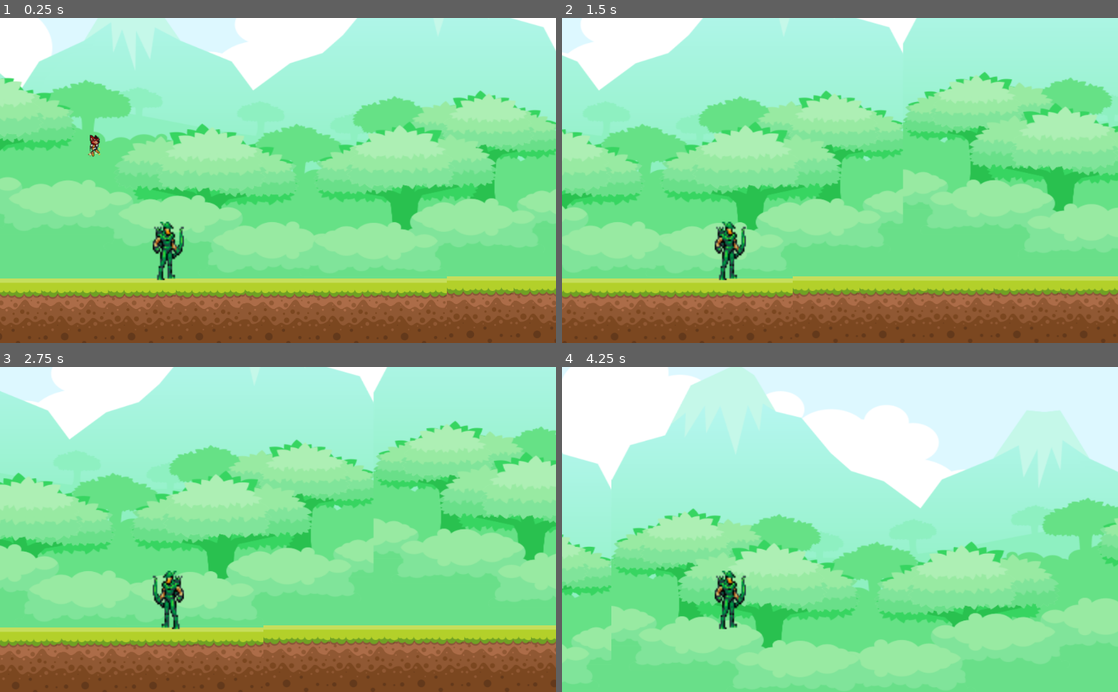
Above: before the commit, frames 1-4 (two rows, left to right).
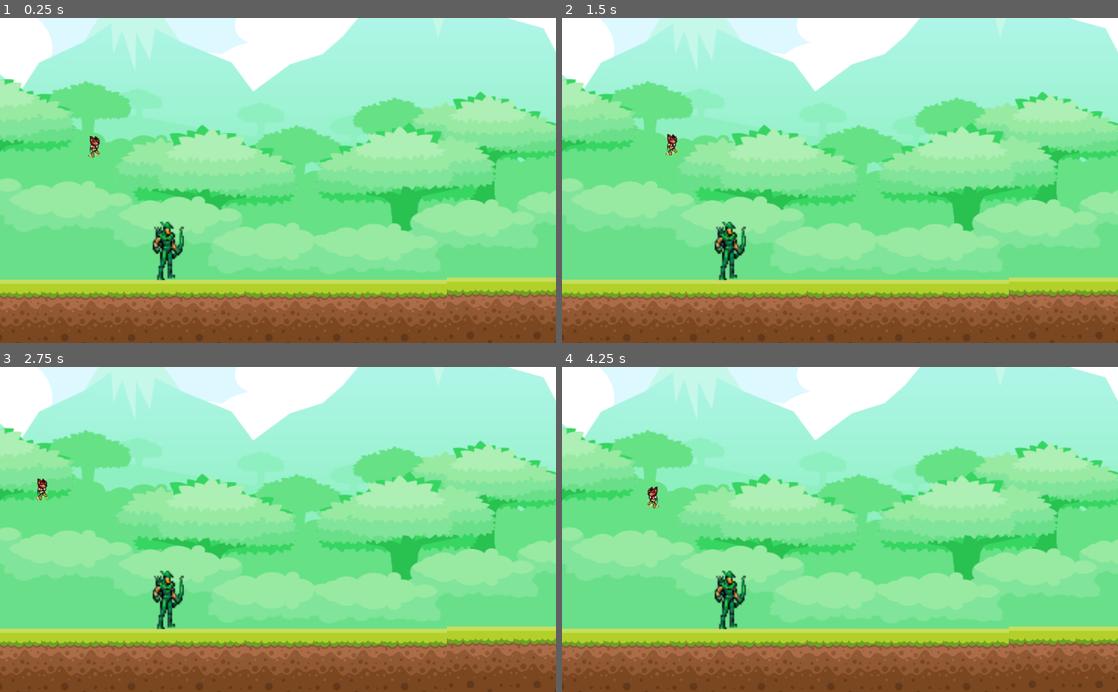
Above: after the commit, the same moments.

Repository: CC-SI/Game_lendas_corrompidas
Game: Godot game, scene res://src/Cenas/Cenario Testes/Cenario Testes.tscn
Two runs of this game, one before a commit and one after it. Both use one fixed random seed, a clock stepped at 60 frames per second and the inputs below.
Inputs:
- Up to frame 1 (0.25 s): no input
- Up to frame 2 (1.5 s): tap Enter (ui_accept) at 0.5, 0.77, 1.07 s; hold Right (ui_right) from 0.53 s (still down); tap F (dash) at 0.6 s; tap R (mordida) at 0.8, 1.35 s
- Up to frame 3 (2.75 s): tap Enter (ui_accept) at 1.52, 1.82, 2.3 s; tap V (uivo) at 1.55, 2.1 s; release Right (ui_right) at 2.03 s; hold Left (ui_left) from 2.03 s (still down)
- Up to frame 4 (4.25 s): release Left (ui_left) at 2.78 s; hold Right (ui_right) from 2.78 s (still down); tap Enter (ui_accept) at 2.85, 3.02, 3.32, 3.77, 4.07 s; tap F (dash) at 3.05, 3.6 s; tap R (mordida) at 3.8 s

The runs differ from the first frame. In frame 1, 4.4% of the frame differs, in the area x 0-100%, y 0-91%; in frame 2, 43%; in frame 3, 45%; in frame 4, 76%, in the area x 0-100%, y 0-100%.
Error after the commit: Parse Error: Can't preload resource at path: res://src/Cenas/BlocoDeFogo.tscn (res://src/scripts/Player.gd:3)

Commit message:
update: Player morrando caso tenha 0 ou menos de Vida

Diff:
--- a/src/Cenas/Player.tscn
+++ b/src/Cenas/Player.tscn
@@ -47,6 +47,9 @@
 position = Vector2( -2, -5 )
 shape = SubResource( 3 )
 
+[node name="Position2D" type="Position2D" parent="Player"]
+position = Vector2( 11, -5 )
+
 [connection signal="body_entered" from="Player/Mordida" to="Player" method="_on_ZonaDeAtaque_body_entered"]
 [connection signal="body_exited" from="Player/Mordida" to="Player" method="_on_ZonaDeAtaque_body_exited"]
 [connection signal="body_entered" from="Player/Uivo" to="Player" method="_on_Uivo_body_entered"]
--- a/src/scripts/player.gd
+++ b/src/scripts/player.gd
@@ -1,8 +1,10 @@
 extends KinematicBody2D
+
+var bolaDeFogo = preload("res://src/Cenas/BlocoDeFogo.tscn")
 
 export var velocidade = 400
 export var gravidade = 50
-export var forca_pulo  = 700
+export var forca_pulo = 700
 export var force_dash = 1500
 
 var lado = 1
@@ -12,6 +14,7 @@
 onready var camera = $Camera2D
 onready var sprite = $Sprite
 onready var area2d = $Mordida
+onready var position2D = $Position2D
 
 var inimigo_na_area = []
 var inimigos_no_uivo = []
@@ -21,7 +24,6 @@
 func _ready():
 	DadosGlobais.vidas = 3
 
-
 func _process(delta):
 	movePlayer()
 	mudarLadoSprite()
@@ -29,6 +31,15 @@
 	verificar_mordida()
 	morrer()
 	usar_uivo()
+	atirar()
+
+func atirar():
+	if Input.is_action_just_pressed("atirar"):
+		var bola = bolaDeFogo.instance()
+		get_parent().add_child(bola)
+		bola.global_position = position2D.global_position
+
+
 
 func levar_dano(valor):
 	DadosGlobais.vidas -= valor
@@ -43,80 +54,68 @@
 	direcao.x = 0
 	direcao.y += gravidade
 
-	if (Input.is_action_pressed("ui_left")):
+	if Input.is_action_pressed("ui_left"):
 		direcao.x = -velocidade
 		lado = -1
-	elif (Input.is_action_pressed("ui_right")):
+	elif Input.is_action_pressed("ui_right"):
 		direcao.x = velocidade
 		lado = 1
 
-	if (Input.is_action_just_pressed("ui_accept")):
-		if (is_on_floor()):
+	if Input.is_action_just_pressed("ui_accept"):
+		if is_on_floor():
 			direcao.y = -forca_pulo
 			pulos_restantes = 1
-		elif (pulos_restantes > 0):
+		elif pulos_restantes > 0:
 			direcao.y = -forca_pulo
 			pulos_restantes -= 1
 
-
-	if (Input.is_action_just_pressed("dash")):
-		if (lado == 1):
+	if Input.is_action_just_pressed("dash"):
+		if lado == 1:
 			direcao.x = force_dash
-		elif (lado == -1):
+		elif lado == -1:
 			direcao.x = -force_dash
-
 
 func _on_ZonaDeAtaque_body_entered(body):
 	print("Entrou na zona: " + body.name)
-
 	for nameInimigo in inimigos:
-		if (body.name == nameInimigo):
+		if body.name == nameInimigo:
 			inimigo_na_area.append(body)
-
 
 func _on_ZonaDeAtaque_body_exited(body):
 	print("Saiu da zona: " + body.name)
-
 	for nameInimigo in inimigos:
-		if (body.name == nameInimigo):
+		if body.name == nameInimigo:
 			inimigo_na_area.erase(body)
 
-
 func verificar_mordida():
-	if (Input.is_action_just_pressed("mordida")):
+	if Input.is_action_just_pressed("mordida"):
 		var isAcertou = false
-
 		for inimigo in inimigo_na_area:
 			inimigo.levar_dano(1)
 			print("Acertou: ", inimigo.nome_do_inimigo)
 			isAcertou = true
 			break
-
-		if (not isAcertou):
+		if not isAcertou:
 			print("Mordida aplicada, mas não atingiu ninguém")
 
-
 func usar_uivo():
-	if (Input.is_action_just_pressed("uivo")):
+	if Input.is_action_just_pressed("uivo"):
 		for inimigo in inimigos_no_uivo:
 			inimigo.aplicar_lentidao(1)
 		print("Uivo usado em %d inimigos!" % inimigos_no_uivo.size())
 
-
 func _on_Uivo_body_entered(body):
-	if (body is InimigoBase):
+	if body is InimigoBase:
 		inimigos_no_uivo.append(body)
 
-
 func _on_Uivo_body_exited(body):
-	if (body is InimigoBase):
+	if body is InimigoBase:
 		inimigos_no_uivo.erase(body)
-
 
 func mudarLadoSprite():
 	sprite.flip_h = lado != 1
 	area2d.scale.x = lado
 
 func morrer():
-	if (DadosGlobais.vidas == 0):
+	if DadosGlobais.vidas <= 0:
 		queue_free()
